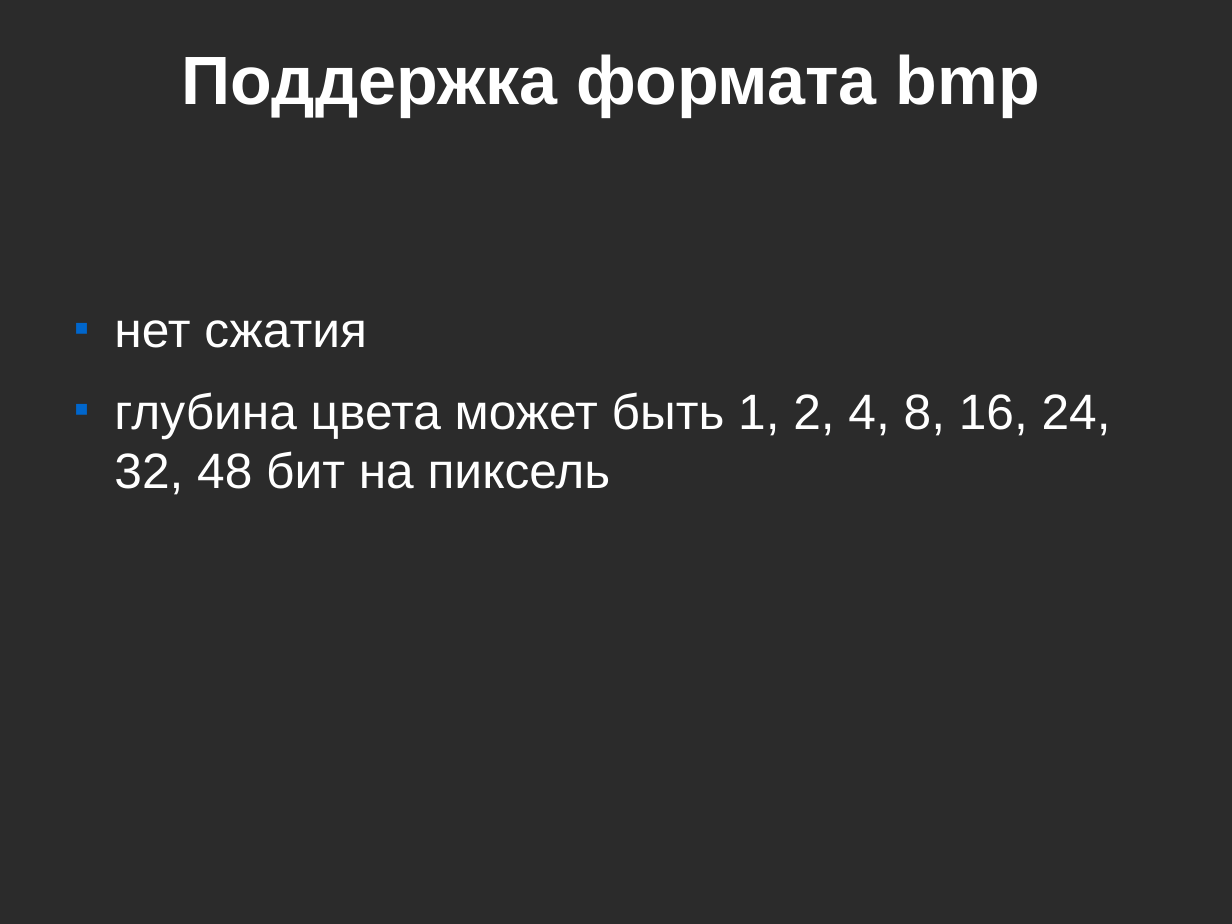
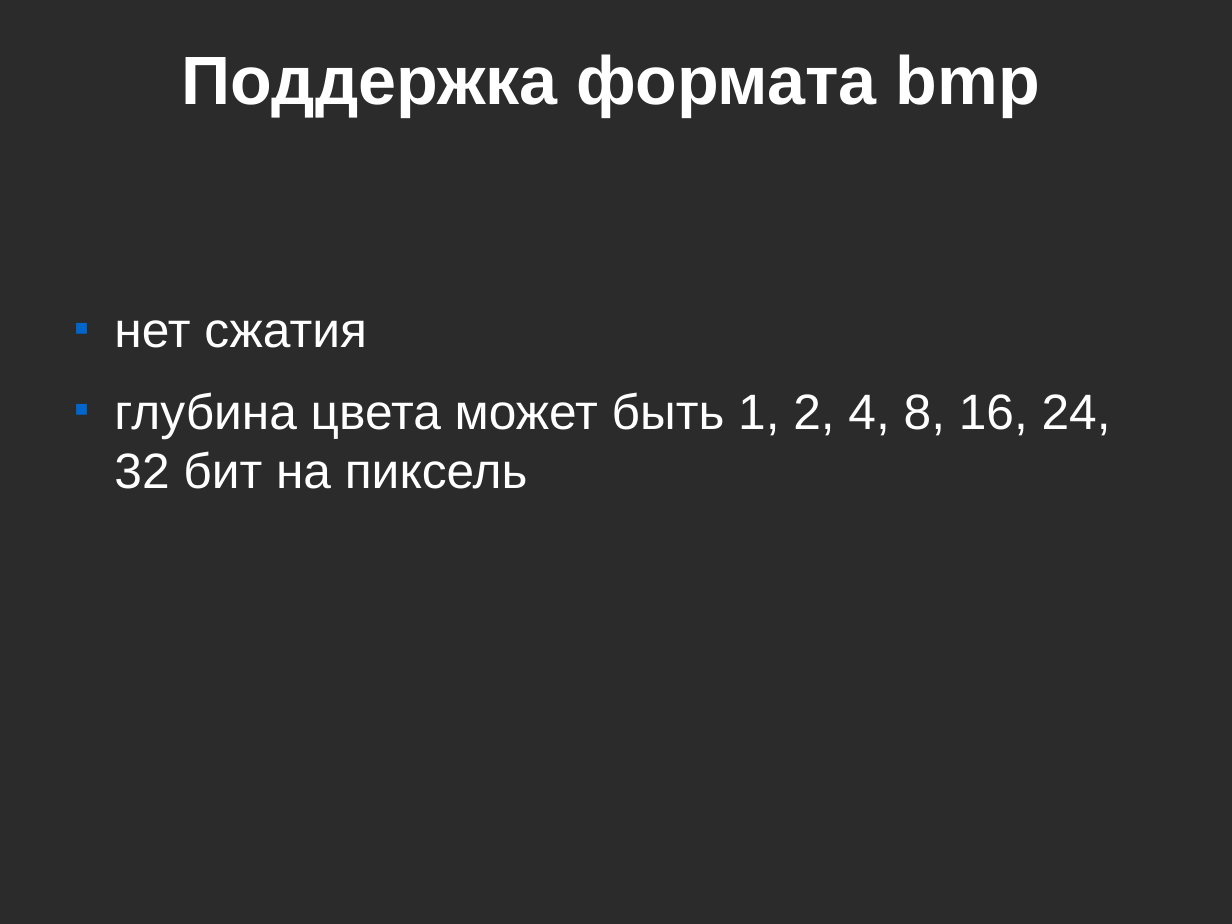
Before and after one commit to tipe/searchbycolor, a slide deck: slide 4 of Presentation.odp. Drawn at 1232x924 pixels with LibreOffice and Linux fonts; fonts in the diff are those of the drawing; background and template pictures are left out; a plain dark background stands for a picture behind light text. Boxes give left, top, right and bottom in pixels: in the first picture for what was removed or moved away, otherwise in the second. Text is boxed around its words. In the diff, an @@ line names an element or a change of style, - is before the commit and + after.

```diff
--- a/Presentation.odp
+++ b/Presentation.odp
@@ text at [114,392,1111,489]: text changed @@
-■ глубина цвета может быть 1, 2, 4, 8, 16, 24, 32, 48 бит на пиксель
+■ глубина цвета может быть 1, 2, 4, 8, 16, 24, 32 бит на пиксель
```
Also in this commit, not shown: 3 other slides changed, 1 slide added, 1 slide removed.
